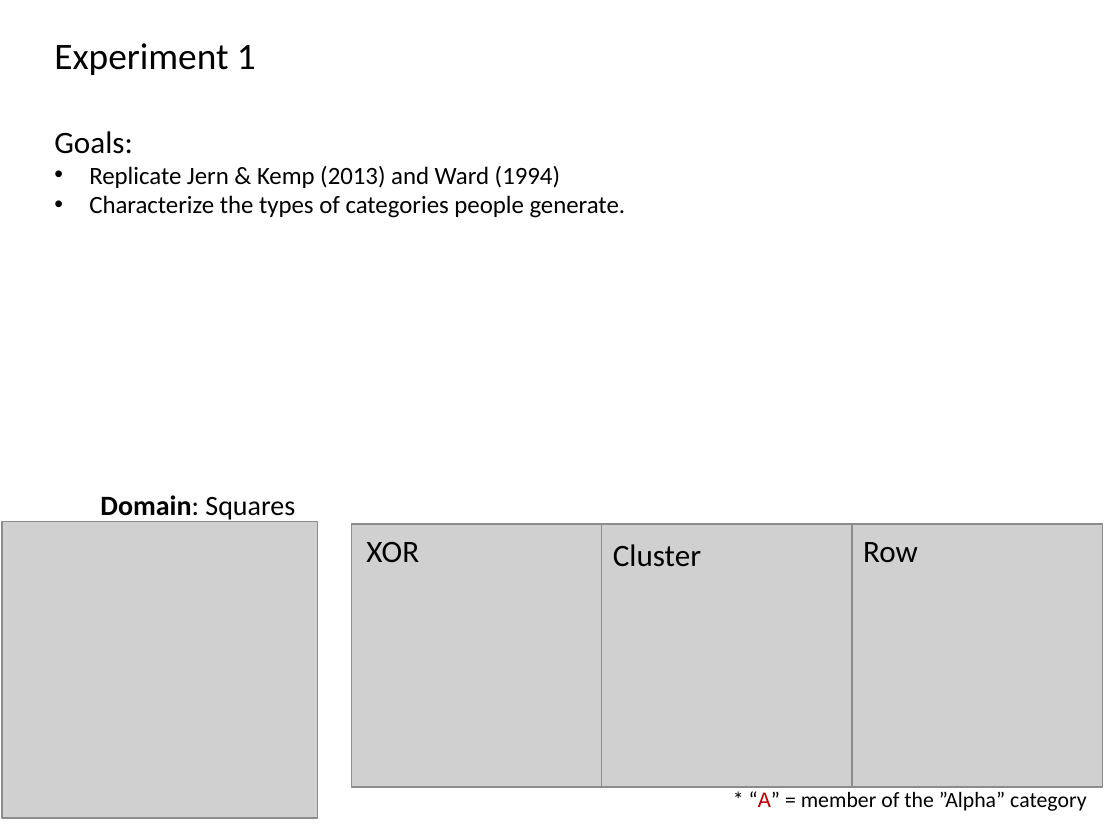
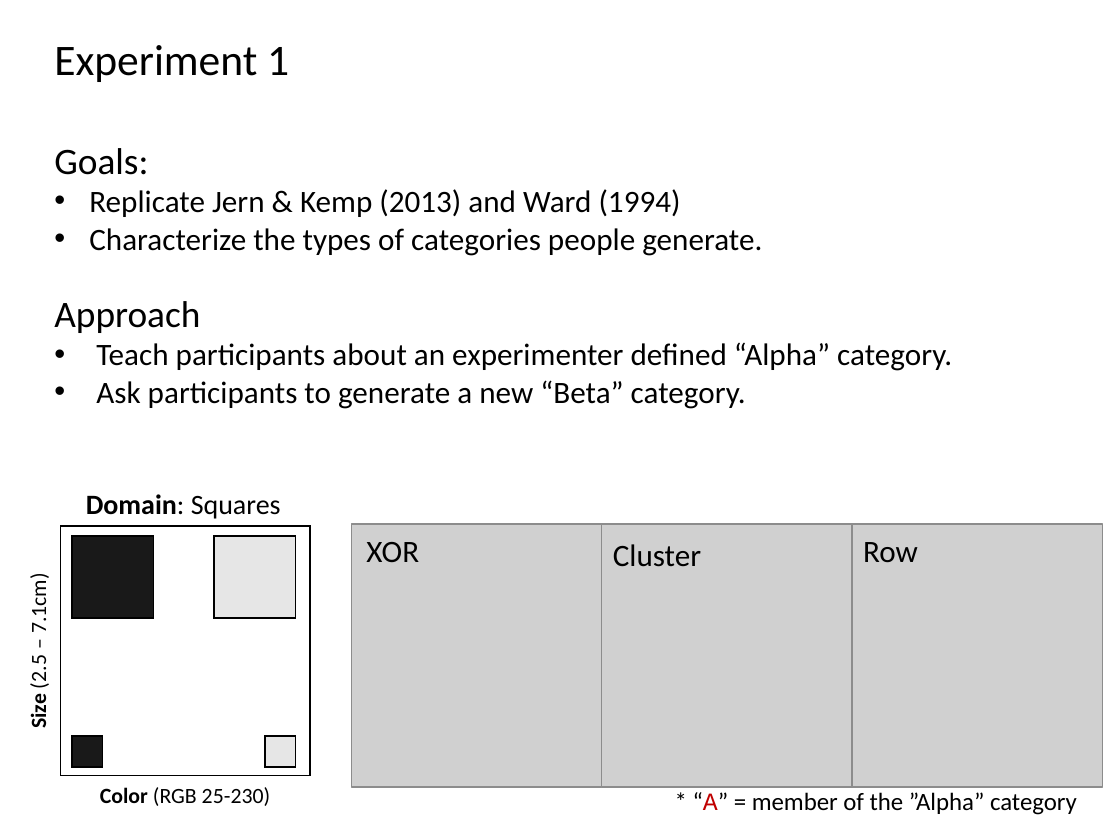
Before and after one commit to AusterweilLab/generating_categories, a slide deck: slide 13 of Presentations/ccn-bbag-march-2-2017.pptx (slide 11 before the commit). Drawn at 1120x840 pixels with LibreOffice and Linux fonts; fonts in the diff are those of the drawing; grey boxes stand for pictures. Boxes give left, top, right and bottom in pixels: in the first picture for what was removed or moved away, otherwise in the second. Text is boxed around its words. In the diff, an @@ line names an element or a change of style, - is before the commit and + after.

```diff
--- a/Presentations/ccn-bbag-march-2-2017.pptx
+++ b/Presentations/ccn-bbag-march-2-2017.pptx
@@ text at [54, 45, 762, 256]: size 24 to 28 pt in "Experiment 1"; size 20 to 24 pt in "Goals:"; size 16 to 20 pt in "Replicate Jern & Kemp (2013) and Ward ...", "Characterize the types of categories people generate." @@
@@ text at [54, 301, 952, 409]: paragraphs added @@
+Approach
+• Teach participants about an experimenter defined “Alpha” category.
+• Ask participants to generate a new “Beta” category.
@@ text "Domain: Squares": place and size @@
-text "Domain: Squares" at [100, 495, 295, 522]
+text "Domain: Squares" at [86, 494, 281, 519]
@@ picture removed at [2, 522, 317, 819] @@
@@ group added at [25, 526, 310, 806]: 5 rectangles, 2 texts @@
+Color (RGB 25-230)
+Size (2.5 – 7.1cm)
@@ text "* “A” = member of ...": place and size @@
-text "* “A” = member of ..." at [749, 791, 1086, 811]
+text "* “A” = member of ..." at [693, 792, 1077, 815]
@@ text "* “A” = member of ..." at [693, 792, 1077, 815]: size 14 to 16 pt @@
```
Also in this commit, not shown: 12 other slides changed, 11 slides added, 8 slides removed, 22 other files.
